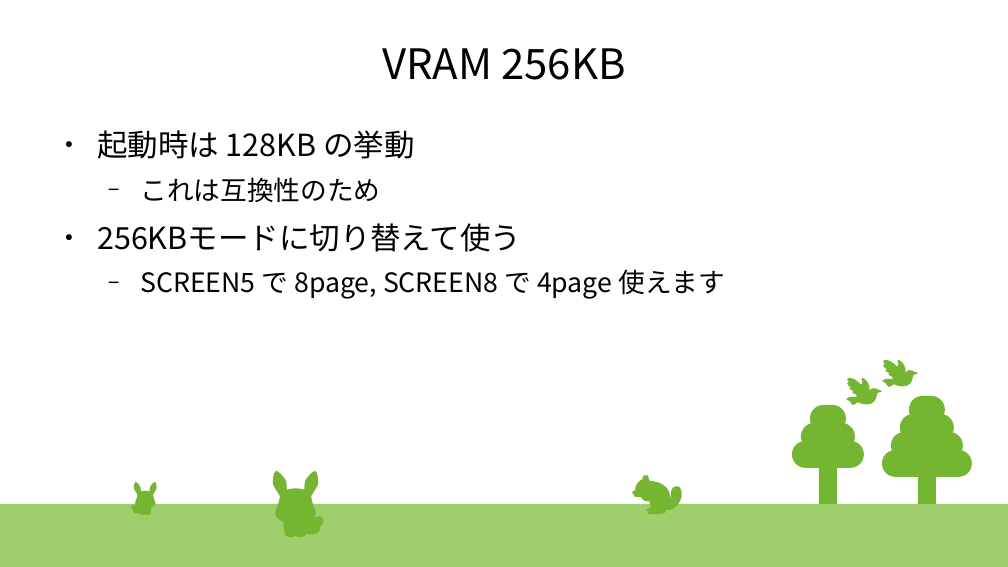
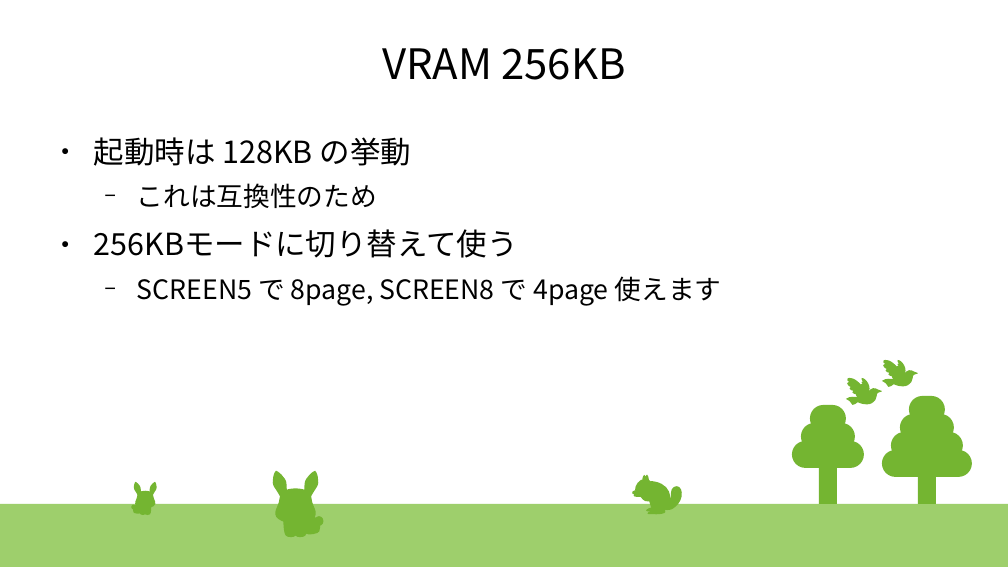
Before and after one commit to hra1129/TangCartMSX, a slide deck: slide 8 of RTL/tangnano20k_vdp_cartridge_rev2_step1/src/th9958/devcon/doc/2025_Dec_13th_v9968progress.odp (slide 5 before the commit). Drawn at 1008x567 pixels with LibreOffice and Linux fonts; fonts in the diff are those of the drawing. Boxes give left, top, right and bottom in pixels: in the first picture for what was removed or moved away, otherwise in the second. Text is boxed around its words. In the diff, an @@ line names an element or a change of style, - is before the commit and + after.

```diff
--- a/RTL/tangnano20k_vdp_cartridge_rev2_step1/src/th9958/devcon/doc/2025_Dec_13th_v9968progress.odp
+++ b/RTL/tangnano20k_vdp_cartridge_rev2_step1/src/th9958/devcon/doc/2025_Dec_13th_v9968progress.odp
@@ text "起動時は 128KB の挙動": place and size @@
-text "起動時は 128KB の挙動" at (97,130,725,299)
+text "起動時は 128KB の挙動" at (94,137,722,306)
```
Also in this commit, not shown: 10 other slides changed, 4 slides added, 3 other files.
